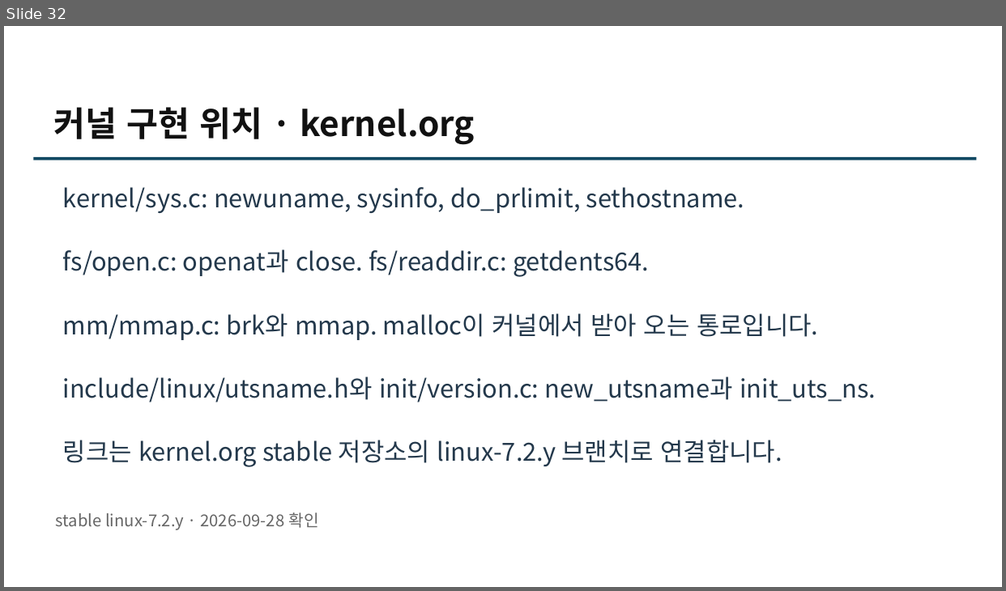
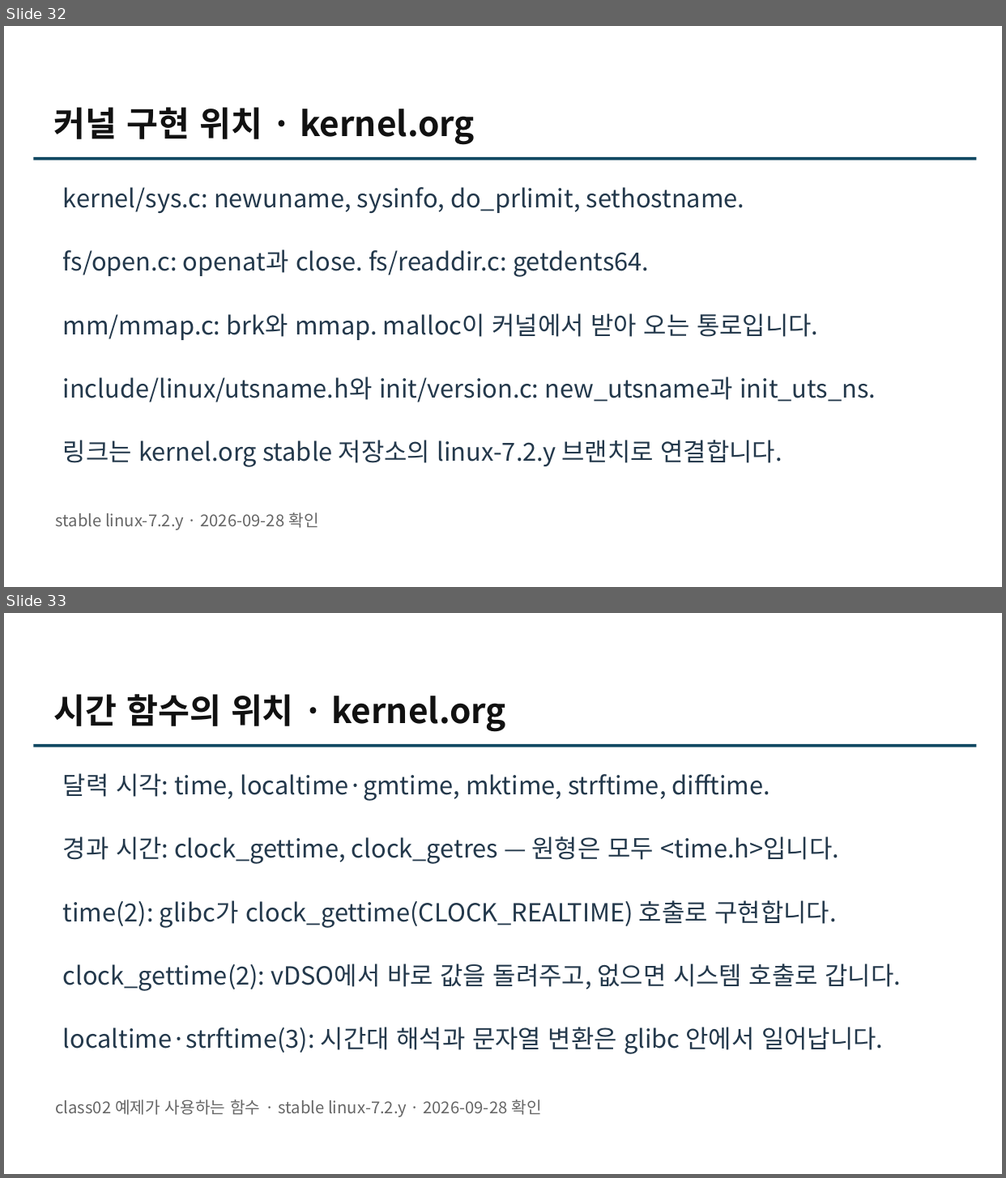
Before and after one commit to HimmelsscheibeVonNebra/2026_SystemProgramming, a slide deck: Presentations/class05-01-code.odp. Shown one above the other, each under a label of ours: slide 32 before the commit, slides 32 and 33 after it. The pictures are 1006x591 and 1006x1178 pixels, drawn with LibreOffice and Linux fonts; fonts in the diff are those of the drawing. Boxes give left, top, right and bottom in pixels: in the first picture for what was removed or moved away, otherwise in the second. Text is boxed around its words. In the diff, an @@ line names an element or a change of style, - is before the commit and + after.

Commit message:
Add time function locations to the reference appendix
New appendix slide maps class02's time APIs (time, clock_gettime,
clock_getres, localtime/gmtime, mktime, strftime, difftime) to their
headers, glibc files, and kernel implementations, verified on
kernel.org stable linux-7.2.y: time/gettimeofday in kernel/time/time.c,
clock_* syscalls in kernel/time/posix-stubs.c, vDSO fast path in
lib/vdso/gettimeofday.c

```diff
--- a/Presentations/class05-01-code.odp
+++ b/Presentations/class05-01-code.odp
@@ slide 33 added at <box>4,613,1002,1174</box>, background #FFFFFF @@
@@ text added at <box>54,694,506,731</box>, 33 pt, text #111111, bold @@
+시간 함수의 위치 · kernel.org
@@ line added from (33, 746) to (977, 746), #104862 3 pt @@
@@ text added at <box>63,773,771,801</box>, 24 pt, text #23384B @@
+달력 시각: time, localtime·gmtime, mktime, strftime, difftime.
@@ text added at <box>63,837,840,864</box>, 24 pt, text #23384B @@
+경과 시간: clock_gettime, clock_getres — 원형은 모두 <time.h>입니다.
@@ text added at <box>63,901,836,928</box>, 24 pt, text #23384B @@
+time(2): glibc가 clock_gettime(CLOCK_REALTIME) 호출로 구현합니다.
@@ text added at <box>63,964,901,991</box>, 24 pt, text #23384B @@
+clock_gettime(2): vDSO에서 바로 값을 돌려주고, 없으면 시스템 호출로 갑니다.
@@ text added at <box>63,1027,883,1054</box>, 24 pt, text #23384B @@
+localtime·strftime(3): 시간대 해석과 문자열 변환은 glibc 안에서 일어납니다.
@@ text added at <box>55,1100,542,1118</box>, 15.8 pt, text #666666 @@
+class02 예제가 사용하는 함수 · stable linux-7.2.y · 2026-09-28 확인
```
Also in this commit, not shown: 2 other files.
